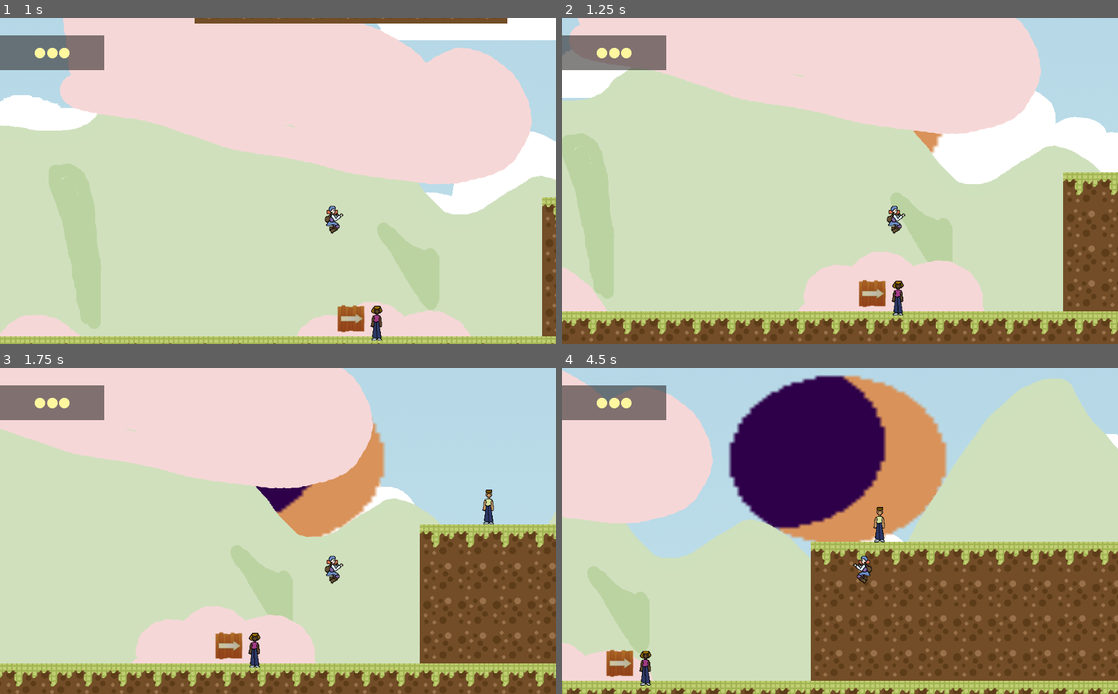
Above: before the commit, frames 1-4 (two rows, left to right).
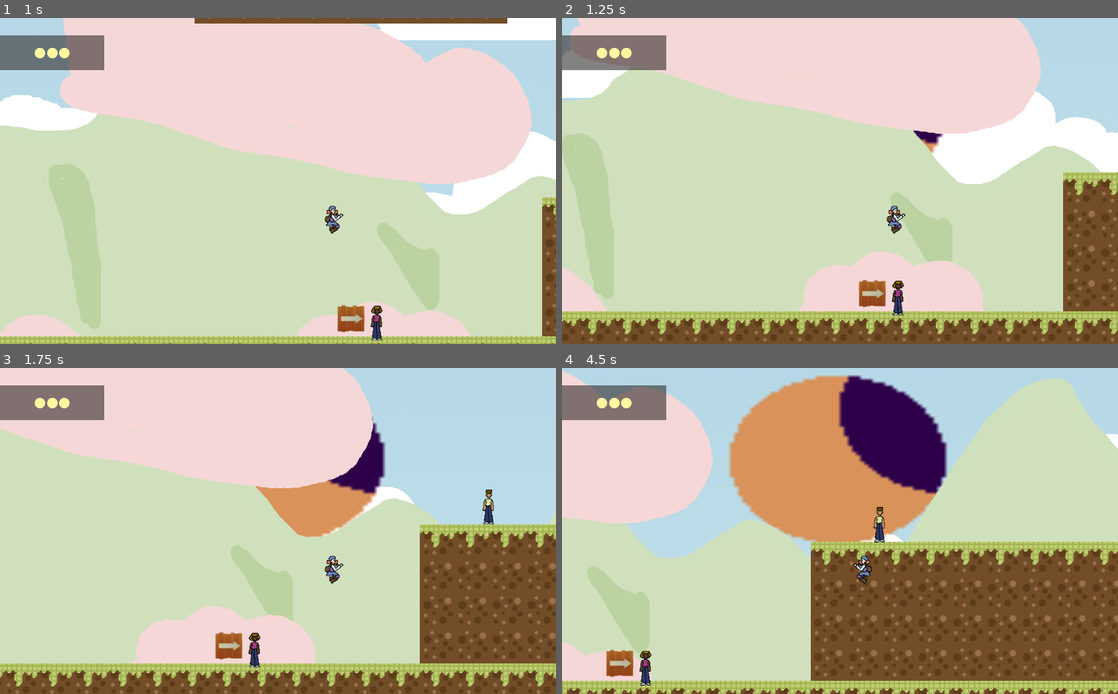
Above: after the commit, the same moments.

Repository: elros88/eclipta
Game: Godot game, scene res://levels/title.tscn
Two runs of this game, one before a commit and one after it. Both use one fixed random seed, a clock stepped at 60 frames per second and the inputs below.
Inputs:
- Up to frame 1 (1 s): hold Right (right) from 0.53 s (still down); hold Space (jump) from 0.53 s (still down)
- Up to frame 2 (1.25 s): keep holding Right (right); keep holding Space (jump)
- Up to frame 3 (1.75 s): keep holding Right (right); release Space (jump) at 1.28 s; tap Tab (attack) at 1.35 s; tap Space (jump) at 1.52, 1.55 s
- Up to frame 4 (4.5 s): tap Space (jump) at 1.82, 3.02, 3.05, 3.32, 4.35 s; release Right (right) at 2.03 s; hold Left (left) 2.03-2.78 s; hold Space (jump) 2.03-2.78 s; tap Z (green) at 2.1 s; hold Right (right) 2.78-4.28 s; tap X (red) at 2.85 s; hold Space (jump) 3.53-4.28 s; tap C (yellow) at 3.6 s; hold Left (left) from 4.28 s (still down)

Frame 1 is identical in both runs. In frame 2, 0.1% of the frame differs, in the area x 63-69%, y 34-39%; in frame 3, 1.4%; in frame 4, 12%, in the area x 30-70%, y 2-50%.

Commit message:
arreglando error eclipse

Diff:
--- a/src/levels/level-1.tscn
+++ b/src/levels/level-1.tscn
@@ -38,7 +38,7 @@
 "frames": [ ExtResource( 18 ), ExtResource( 17 ), ExtResource( 27 ), ExtResource( 21 ), ExtResource( 19 ), ExtResource( 26 ), ExtResource( 20 ), ExtResource( 22 ), ExtResource( 23 ), ExtResource( 25 ) ],
 "loop": true,
 "name": "sun",
-"speed": 0.06
+"speed": 0.01
 } ]
 
 [sub_resource type="SpriteFrames" id=28]
@@ -169,7 +169,7 @@
 scale = Vector2( 7.5, 5.8125 )
 frames = SubResource( 29 )
 animation = "sun"
-frame = 3
+frame = 8
 playing = true
 
 [node name="Mountains" type="ParallaxLayer" parent="ParallaxBackground"]
Not shown, changed: build/index.pck
